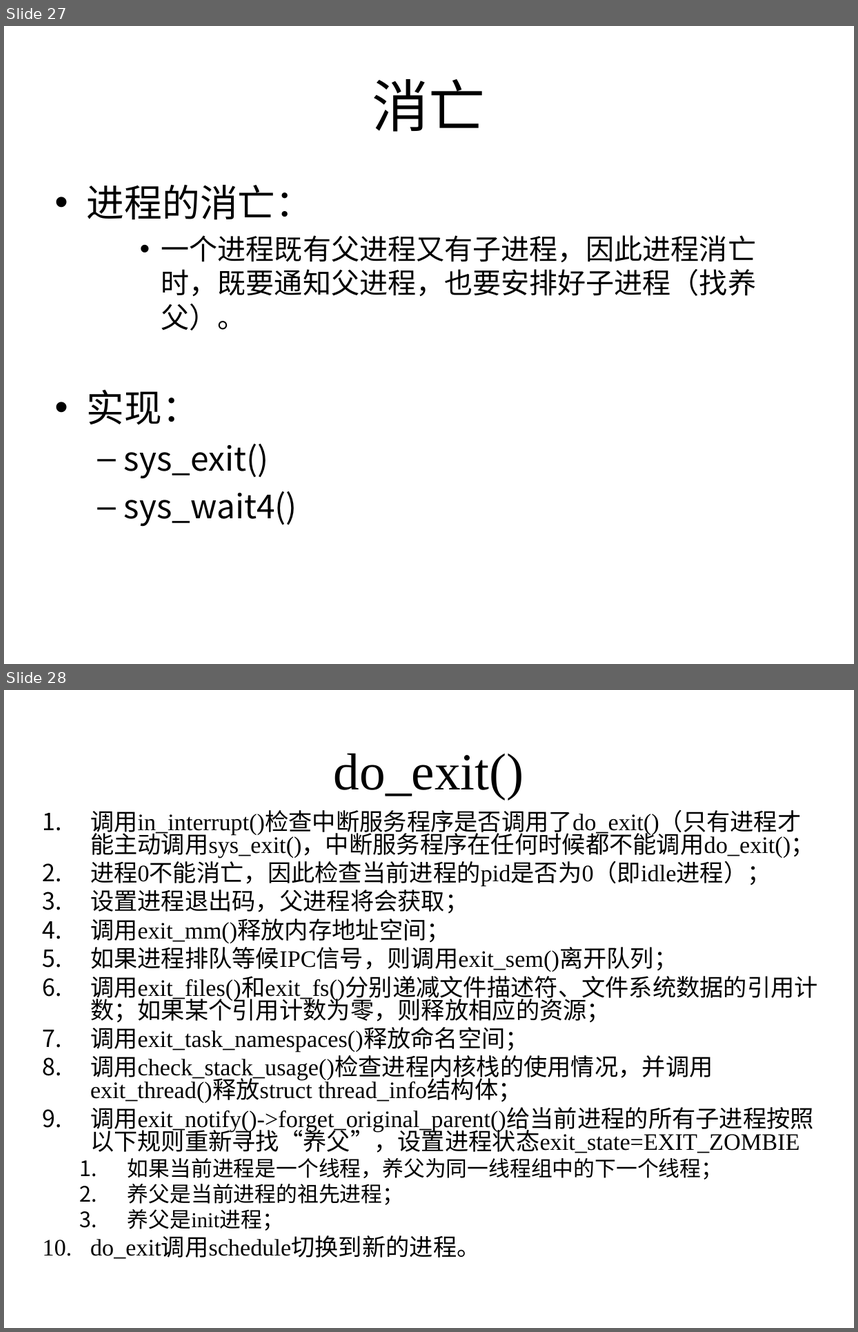
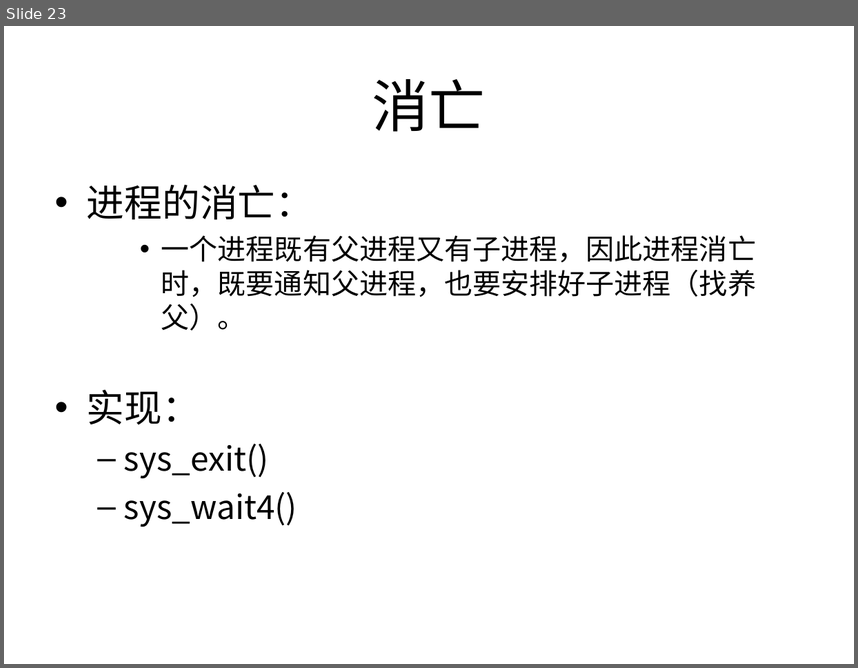
Before and after one commit to Winddoing/embedded_linux_notes, a slide deck: doc/进程调度/进程调度.ppt. Shown one above the other, each under a label of ours: slides 27 and 28 before the commit, slide 23 after it. The pictures are 858x1332 and 858x668 pixels, drawn with LibreOffice and Linux fonts; fonts in the diff are those of the drawing. Boxes give left, top, right and bottom in pixels: in the first picture for what was removed or moved away, otherwise in the second. Text is boxed around its words. In the diff, an @@ line names an element or a change of style, - is before the commit and + after.

```diff
--- a/doc/进程调度/进程调度.ppt
+++ b/doc/进程调度/进程调度.ppt
@@ slide 28 removed at <box>4,690,854,1328</box>, background #FFFFFF @@
@@ title removed at <box>334,753,524,799</box> @@
-do_exit()
@@ text removed at <box>90,810,818,1259</box> @@
-1. 调用in_interrupt()检查中断服务程序是否调用了do_exit()（只有进程才能主动调用sys_exit()，中断服务程序在任何时候都不能调用do_exit()；
-2. 进程0不能消亡，因此检查当前进程的pid是否为0（即idle进程）；
-3. 设置进程退出码，父进程将会获取；
-4. 调用exit_mm()释放内存地址空间；
-5. 如果进程排队等候IPC信号，则调用exit_sem()离开队列；
-6. 调用exit_files()和exit_fs()分别递减文件描述符、文件系统数据的引用计数；如果某个引用计数为零，则释放相应的资源；
-7. 调用exit_task_namespaces()释放命名空间；
-8. 调用check_stack_usage()检查进程内核栈的使用情况，并调用exit_thread()释放struct thread_info结构体；
-9. 调用exit_notify()->forget_original_parent()给当前进程的所有子进程按照以下规则重新寻找“养父”，设置进程状态exit_state=EXIT_ZOMBIE
-  1. 如果当前进程是一个线程，养父为同一线程组中的下一个线程；
-  2. 养父是当前进程的祖先进程；
-  3. 养父是init进程；
-10. do_exit调用schedule切换到新的进程。
@@ what was slide 27 is now slide 23 @@
```
Also in this commit, not shown: 6 slides changed, 3 slides added, 10 other slides removed, 2 other files.
